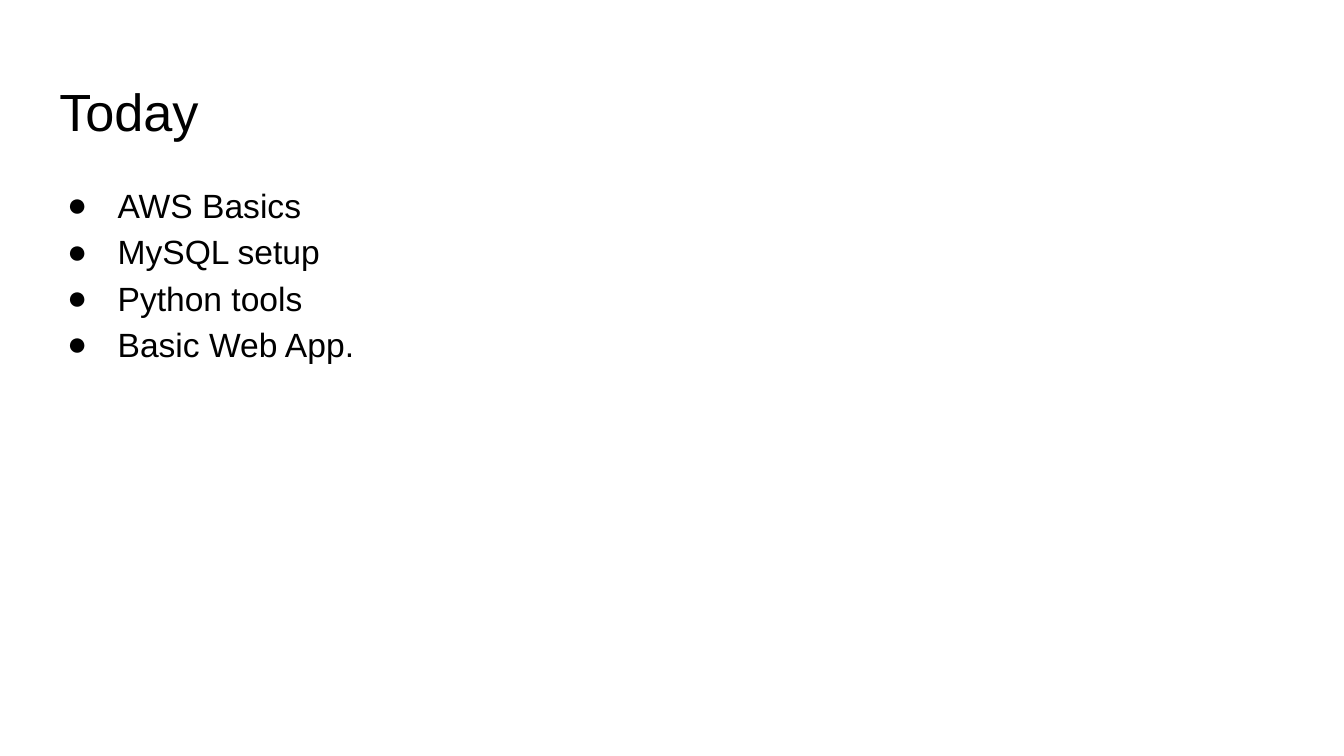
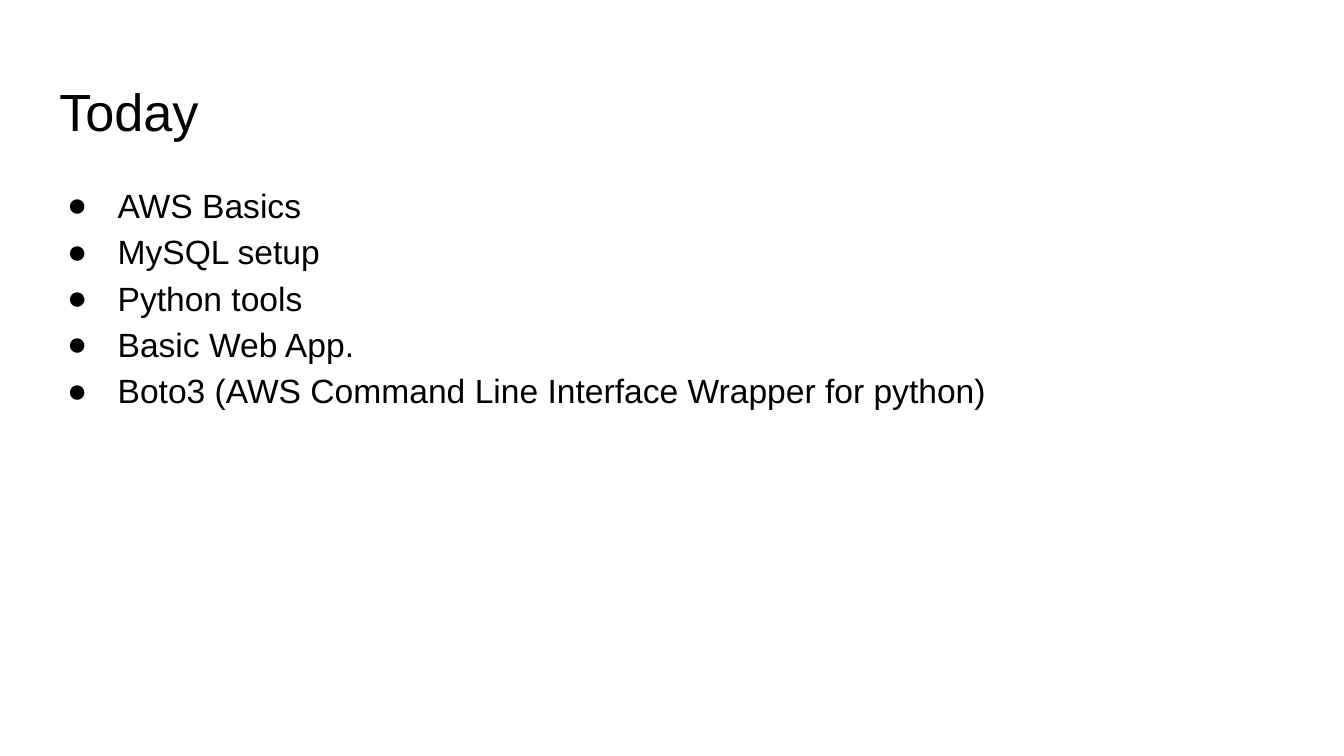
Before and after one commit to v1shva/sutd-big-data-lab-1, a slide deck: slide 2 of MySQL-AWS.pptx. Drawn at 1344x756 pixels with LibreOffice and Linux fonts; fonts in the diff are those of the drawing. Boxes give left, top, right and bottom in pixels: in the first picture for what was removed or moved away, otherwise in the second. Text is boxed around its words. In the diff, an @@ line names an element or a change of style, - is before the commit and + after.

```diff
--- a/MySQL-AWS.pptx
+++ b/MySQL-AWS.pptx
@@ text at (118,378,986,410): paragraph added @@
+● Boto3 (AWS Command Line Interface Wrapper for python)
```
Also in this commit, not shown: 1 other slide changed, 2 other files.
